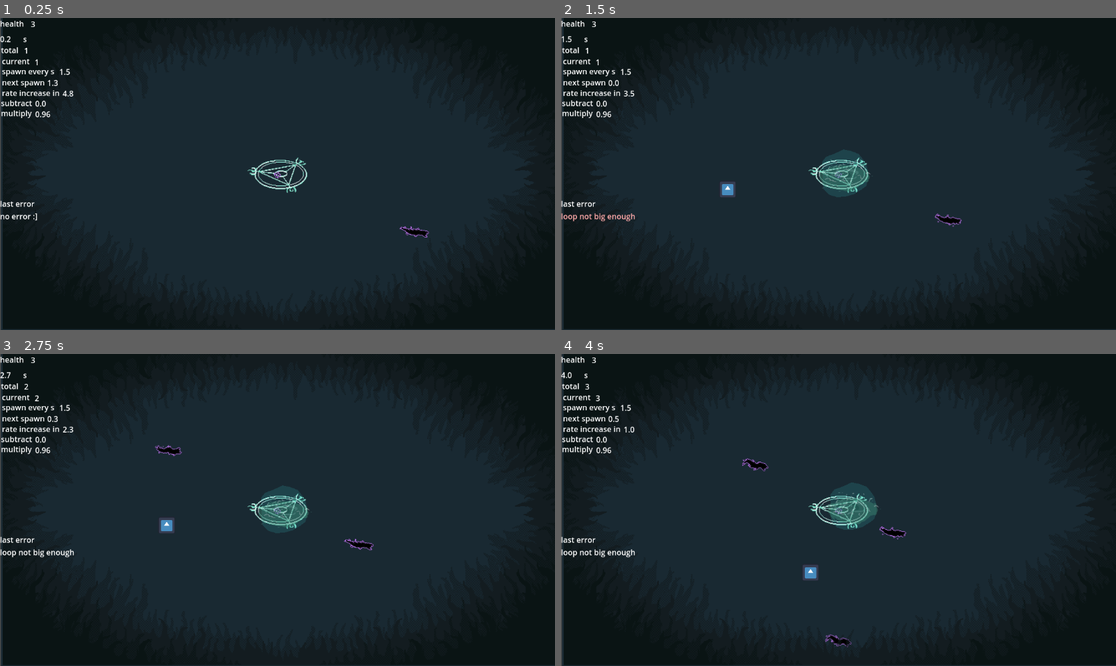
Above: before the commit, frames 1-4 (two rows, left to right).
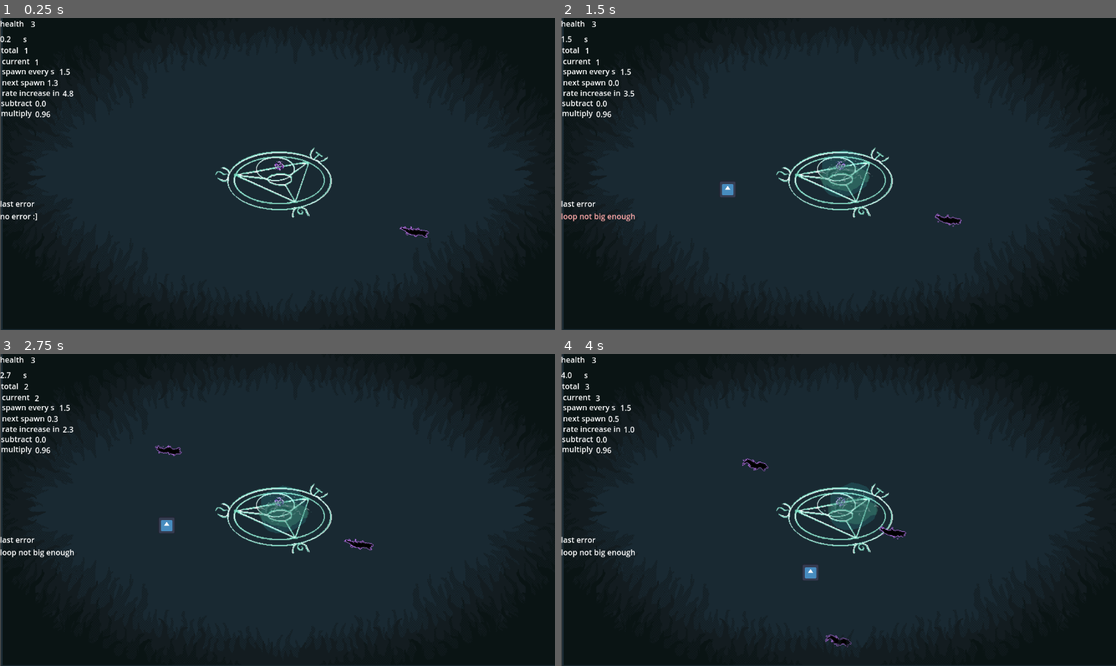
Above: after the commit, the same moments.

Repository: alifeee/loop
Game: Godot game, scene res://scenes/main.tscn
Same seed, same stepped clock (60 frames per second), same inputs: the game is played once before the commit and once after it. The engine's default icon, where the game draws it, is replaced by a stand-in: a white triangle on a blue panel in a dark square.
Inputs (mouse positions are in pixels of both pictures, inside the frame that each line leads up to):
- Up to frame 1 (0.25 s): no input
- Up to frame 2 (1.5 s): move the mouse to (960, 158) at 0.52 s; press the mouse at (960, 158) at 0.53 s; move the mouse to (727, 189) at 1.27 s; release the mouse at (727, 189) at 1.28 s; click (727, 189) at 1.35 s
- Up to frame 3 (2.75 s): move the mouse to (333, 441) at 2.02 s; press the mouse at (333, 441) at 2.03 s
- Up to frame 4 (4 s): move the mouse to (810, 572) at 2.77 s; release the mouse at (810, 572) at 2.78 s; click (810, 572) at 2.85 s; move the mouse to (1005, 556) at 3.52 s; press the mouse at (1005, 556) at 3.53 s

The runs differ from the first frame. In frame 1, 1.4% of the frame differs, in the area x 38-60%, y 41-65%; in frame 2, 1.3%; in frame 3, 1.3%; in frame 4, 1.3%.

Commit message:
feat: position of center

Diff:
--- a/scenes/main.tscn
+++ b/scenes/main.tscn
@@ -83,11 +83,13 @@
 script = ExtResource("5_ya4ey")
 
 [node name="Sprite2D" type="Sprite2D" parent="Centre"]
+position = Vector2(-10, 93)
 scale = Vector2(1.17969, 1.26172)
 texture = ExtResource("2_tbgi4")
 
 [node name="AnimatedSprite2D" type="AnimatedSprite2D" parent="Centre"]
-scale = Vector2(0.84375, 0.804687)
+position = Vector2(4, -19.625)
+scale = Vector2(1.15625, 1.10547)
 sprite_frames = SubResource("SpriteFrames_eb6dy")
 animation = &"summon_portal"
 autoplay = "summon_portal"
Binary file changed: assets/non-animations/portal.png
